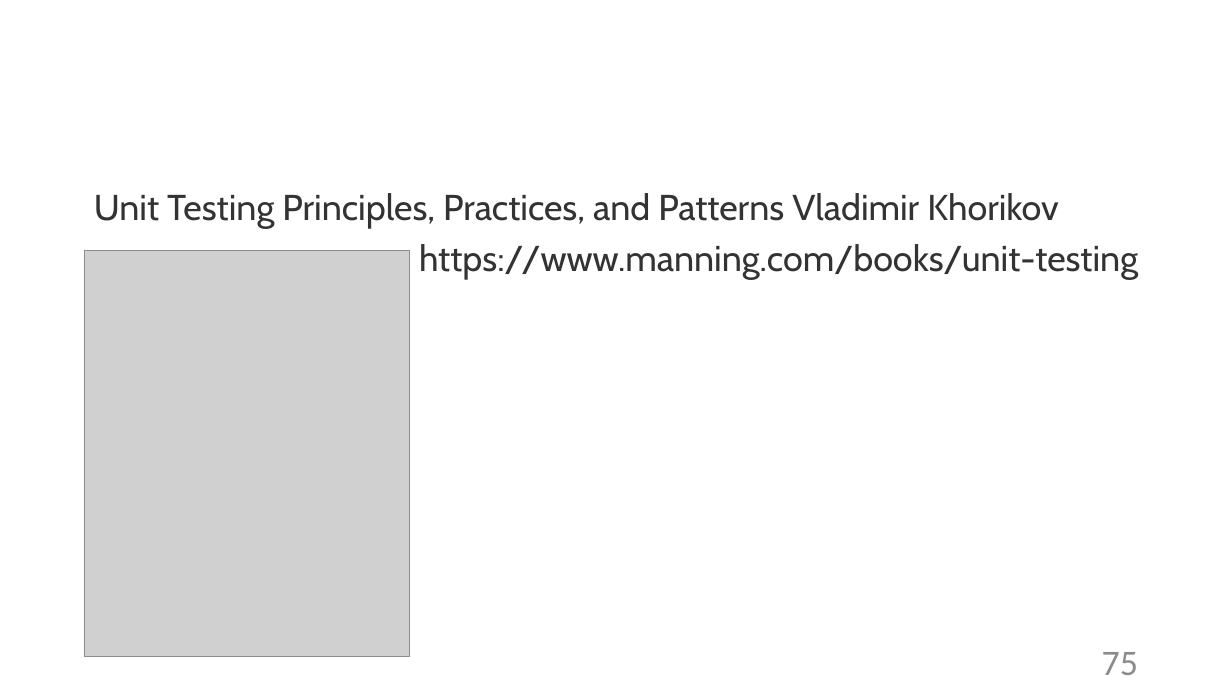
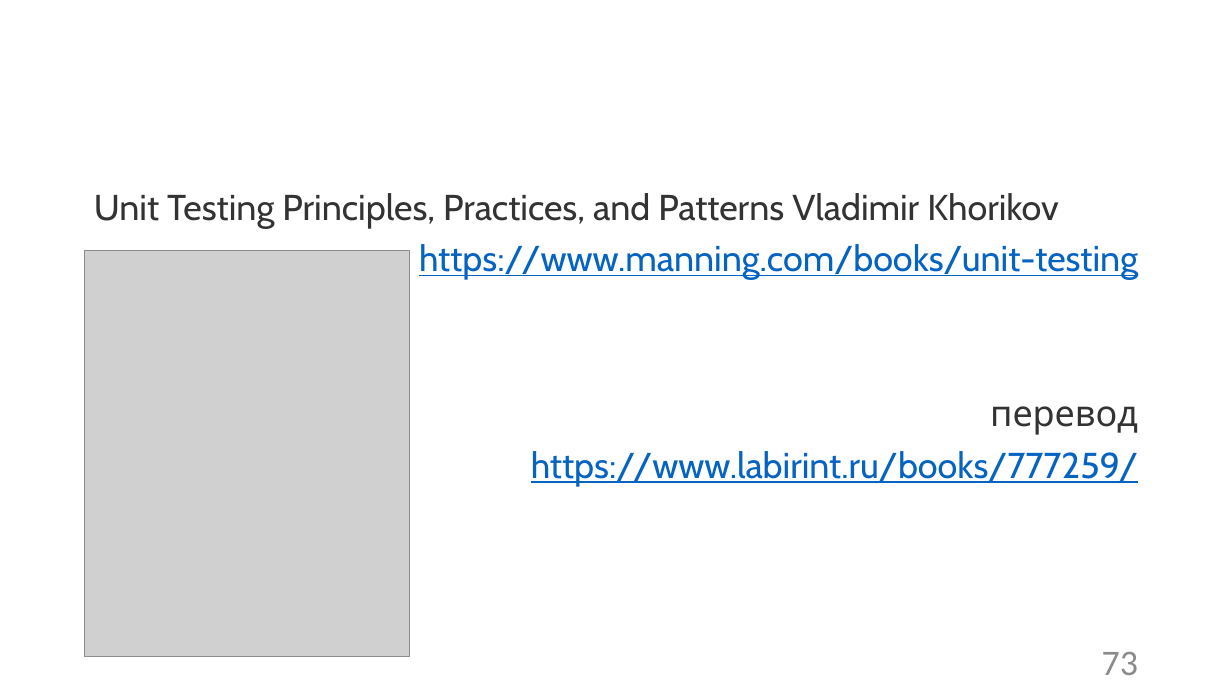
Before and after one commit to Sa1Gur/DbTest.Containers, a slide deck: slide 73 of DbaseTesting.pptx (slide 75 before the commit). Drawn at 1232x693 pixels with LibreOffice and Linux fonts; fonts in the diff are those of the drawing; grey boxes stand for pictures; background and template pictures are left out. Boxes give left, top, right and bottom in pixels: in the first picture for what was removed or moved away, otherwise in the second. Text is boxed around its words. In the diff, an @@ line names an element or a change of style, - is before the commit and + after.

```diff
--- a/DbaseTesting.pptx
+++ b/DbaseTesting.pptx
@@ text at bbox=[419, 244, 1138, 280]: text colour #333333 to #0563C1, underline on in "https://www.manning.com/books/unit-testing" @@
@@ text at bbox=[531, 406, 1138, 487]: paragraphs added @@
+перевод
+https://www.labirint.ru/books/777259/
@@ page number at bbox=[1102, 652, 1138, 675]: text changed @@
-75
+73
```
Also in this commit, not shown: 13 other slides changed, 2 slides removed.
